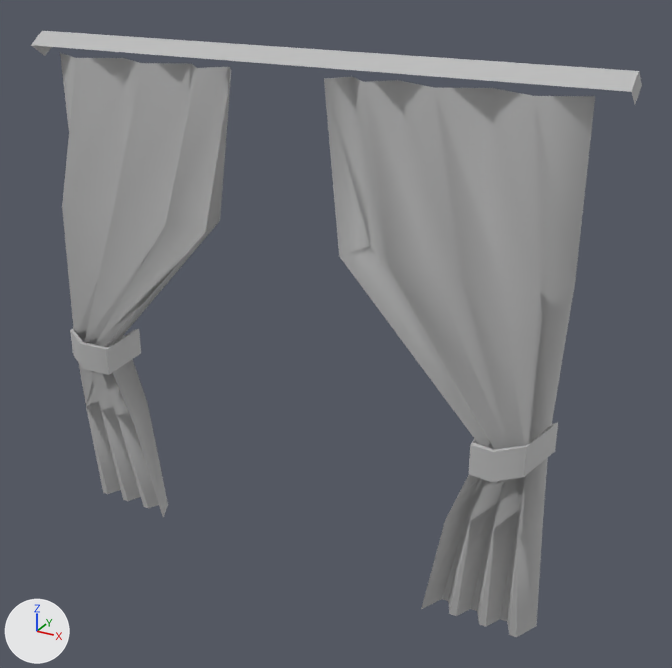
An edit to the FBX model Assets/Res/Models/New/Blinds.fbx, drawn before and after from the same camera.
One viewpoint serves both versions: a 50 mm lens placed at (9.68, -0.16, 3.43), pointed at (7.71, 3.43, 1.64). Lighting does not change. The marker at lower left points along +X, +Y and +Z. Where no turn or scale is listed for an object, it has been applied to the vertices.

Before the edit, the objects in view are built like this:
```python
me_mesh = bpy.data.meshes.new('Mesh')
me_mesh.from_pydata(...)  # 61 vertices, 42 faces; spans x -134.0..-23.0, y 33.0..284.0, z 3.0..36.0
me_mesh.materials.append(mat_lambert1)  # grey #bcbcbc
# before: 1 (-80.0, 33.0, 23.0) at pixel (421, 609), 3 (-23.0, 284.0, 18.0) at pixel (323, 78), 9 (-32.0, 284.0, 7.0) at pixel (352, 76), 11 (-92.0, 92.0, 27.0) at pixel (445, 520), 18 (-111.0, 135.0, 7.0)
# before: 19 (-107.0, 135.0, 28.0), 26 (-41.0, 211.0, 7.0) at pixel (370, 245), 27 (-36.0, 211.0, 27.0) at pixel (339, 256), 58 (-86.0, 33.0, 11.0) at pixel (441, 598), 60 (-98.0, 96.0, 7.0) at pixel (474, 496)
me_mesh_001 = bpy.data.meshes.new('Mesh.001')
me_mesh_001.from_pydata(...)  # 61 vertices, 42 faces; spans x -1.34..-0.23, y -0.36..-0.03, z 0.33..2.84
me_mesh_001.materials.append(mat_lambert1)  # grey #bcbcbc
# before: 1 (-0.8, -0.23, 0.33) at pixel (163, 518), 3 (-0.23, -0.18, 2.84) at pixel (231, 70), 9 (-0.32, -0.07, 2.84) at pixel (229, 66), 11 (-0.92, -0.27, 0.92) at pixel (134, 426), 18 (-1.11, -0.07, 1.35) at pixel (123, 334)
# before: 19 (-1.07, -0.28, 1.35), 26 (-0.41, -0.07, 2.11) at pixel (220, 220), 27 (-0.36, -0.27, 2.11) at pixel (205, 232), 58 (-0.86, -0.11, 0.33) at pixel (168, 504), 60 (-0.98, -0.07, 0.96) at pixel (147, 403)
me_mesh_002 = bpy.data.meshes.new('Mesh.002')
me_mesh_002.from_pydata([(1.47, -0.17, 2.89), (1.47, -0.08, 2.95), (-1.47, -0.17, 2.89), (-1.47, -0.08, 2.95), (-1.47, -0.08, 2.82), (-1.47, 0.01, 2.89), (1.47, -0.08, 2.82), (1.47, 0.01, 2.89)], [], [(0, 1, 3, 2), (2, 3, 5, 4), (6, 7, 1, 0), (1, 7, 5, 3)])
me_mesh_002.materials.append(mat_lambert1)  # grey #bcbcbc
ob_blind_l1 = bpy.data.objects.new('Blind_L1', me_mesh_001)
ob_blind_l1.location = (7.475, 3.5, 0.0)
ob_blind_r1 = bpy.data.objects.new('Blind_R1', me_mesh)
ob_blind_r1.parent = ob_blindsuv
ob_blind_r1.location = (-2.521, 0.0, 0.0)
ob_blind_r1.rotation_euler = (-3.142, 0.0, 0.0)  # degrees (-180, 0, 0)
ob_blind_r1.scale = (-1.0, -1.0, -1.0)
ob_gardina = bpy.data.objects.new('Gardina', me_mesh_002)
ob_gardina.location = (7.5, 3.5, 0.0)
```
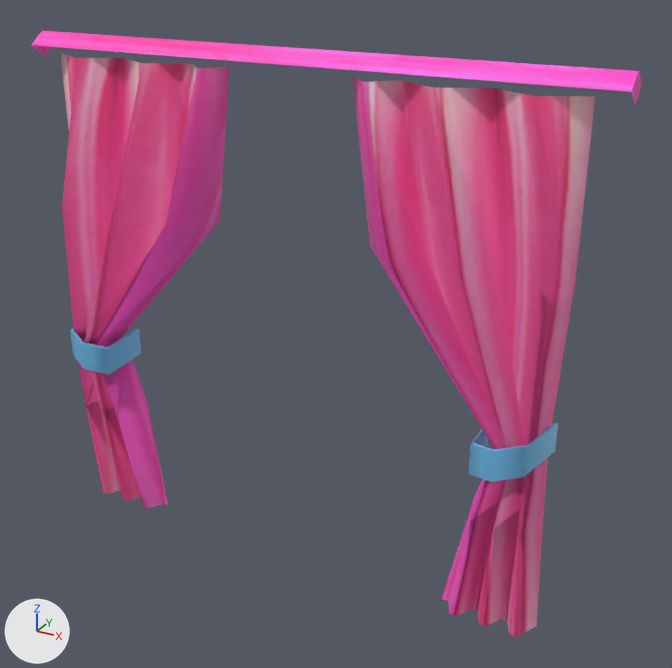
Pixel boxes [x1, y1, x2, y2] of what changed, in the pictures (672 x 668 px):
'Blind_R1', reshaped (11% narrower): before [324, 77, 595, 637]; after [353, 77, 595, 637]
'Blind_L1', reshaped: before [60, 53, 231, 517]; after [60, 53, 229, 508]
'Gardina', recoloured (grey to pink): [31, 31, 642, 105] in both
part 1 of me_mesh, deleted: before [324, 77, 494, 609]
part 2 of me_mesh, recoloured (grey to pink): [353, 77, 595, 637] in both
part 3 of me_mesh_001, deleted: before [105, 67, 231, 517]
part 4 of me_mesh_001, recoloured (grey to pink): [60, 53, 229, 508] in both

What the commit changed:
Picture 'Blinds.png' (img_blinds_png) is new.
Material 'lambert4' (mat_lambert4) is new.
Its texture is img_blinds_png.
me_mesh_001 is used by ob_blind_l1; location (7.475, 3.5, 0.0).
Verts and faces of me_mesh_001; kept vertices keep their numbers, new ones are numbered from 61.
me_mesh_001 had 61 vertices, 42 faces and spanned x -1.34..-0.23, y -0.36..-0.03, z 0.33..2.84.
me_mesh_001 now has 56 vertices, 38 faces and spans x -1.34..-0.32, y -0.36..-0.03, z 0.33..2.84.
Part 3, on me_mesh_001:
Vertices deleted: 1, 3, 11, 19, 27 (with the faces that use them).
me_mesh_001 part 4: 38 faces spanning x -1.34..-0.32, y -0.36..-0.03, z 0.33..2.84 switch from mat_lambert1 (grey #bcbcbc) to mat_lambert4 (picture img_blinds_png).
me_mesh_002 has 8 vertices, 4 faces and spans x -1.47..1.47, y -0.17..0.01, z 2.82..2.95.
me_mesh_002 no longer uses material mat_lambert1 (grey #bcbcbc).
me_mesh_002 now uses material mat_lambert4 (picture img_blinds_png).
me_mesh is used by ob_blind_r1; parent ob_blindsuv; location (-2.521, 0.0, 0.0); rotation (-3.142, 0.0, 0.0), in degrees (-180, 0, 0); scale (-1.0, -1.0, -1.0).
Verts and faces of me_mesh; kept vertices keep their numbers, new ones are numbered from 61.
me_mesh had 61 vertices, 42 faces and spanned x -134.0..-23.0, y 33.0..284.0, z 3.0..36.0.
me_mesh now has 56 vertices, 38 faces and spans x -134.0..-32.0, y 33.0..284.0, z 3.0..36.0.
Part 1, on me_mesh:
Vertices deleted: 1, 3, 11, 19, 27 (with the faces that use them).
me_mesh part 2: 38 faces spanning x -134.0..-32.0, y 33.0..284.0, z 3.0..36.0 switch from mat_lambert1 (grey #bcbcbc) to mat_lambert4 (picture img_blinds_png).
